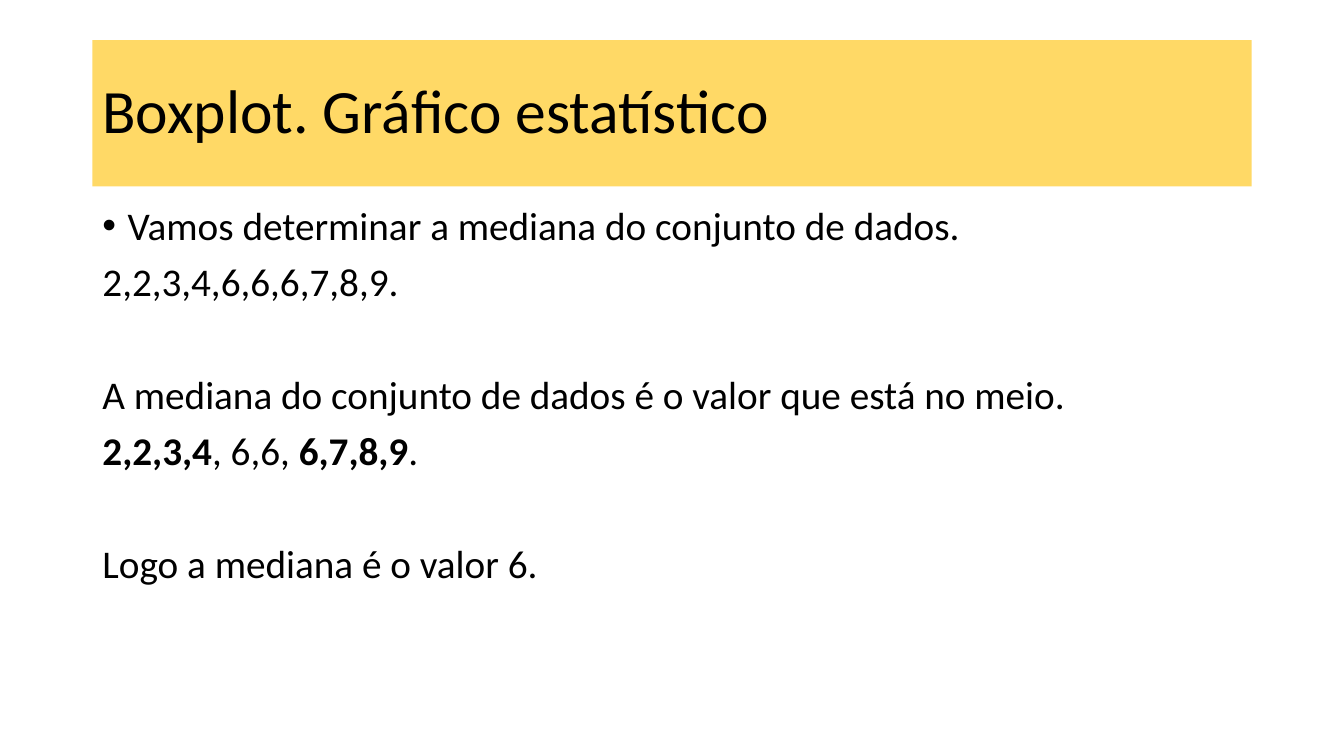
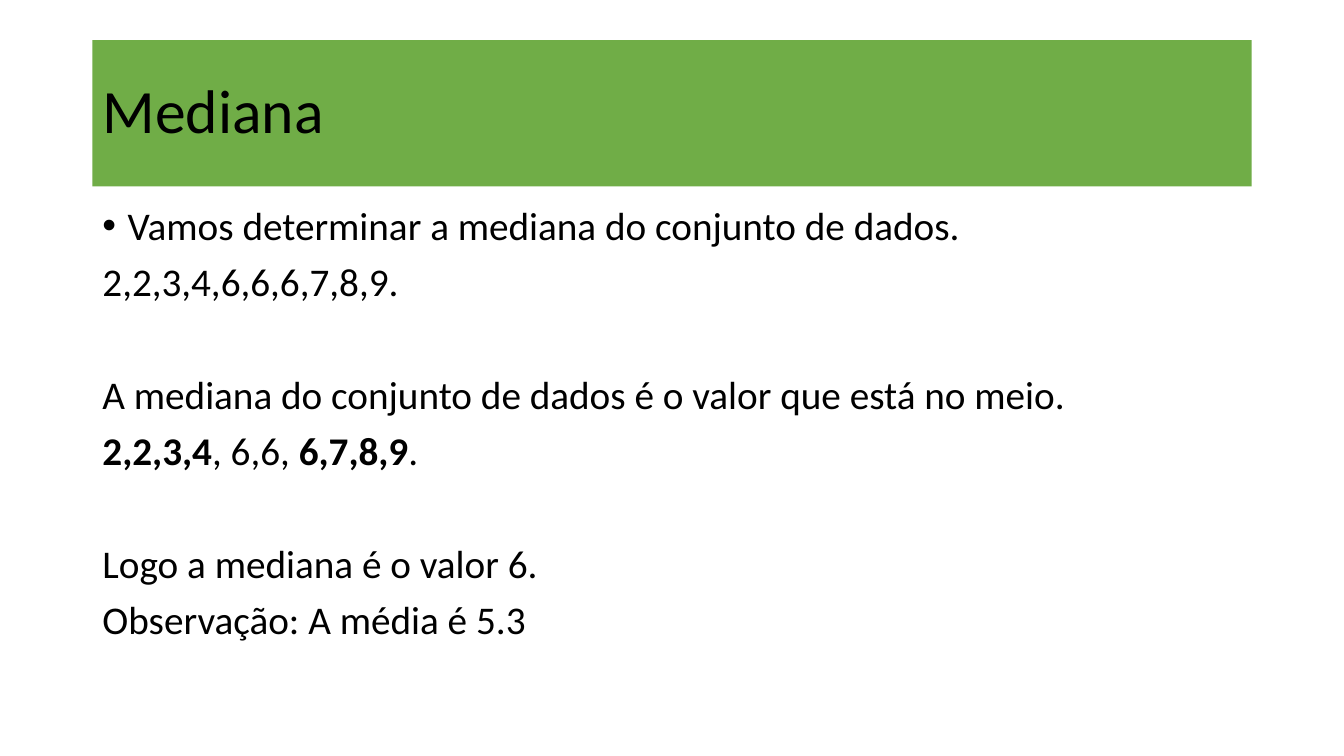
Before and after one commit to dourivaljunior/Curso-de-Python, a slide deck: slide 21 of curso Data Science aula matplolib.pptx (slide 25 before the commit). Drawn at 1344x756 pixels with LibreOffice and Linux fonts; fonts in the diff are those of the drawing. Boxes give left, top, right and bottom in pixels: in the first picture for what was removed or moved away, otherwise in the second. Text is boxed around its words. In the diff, an @@ line names an element or a change of style, - is before the commit and + after.

```diff
--- a/curso Data Science aula matplolib.pptx
+++ b/curso Data Science aula matplolib.pptx
@@ title "Mediana" at bbox=[93, 40, 1252, 187]: fill #FFD966 to #70AD47 @@
@@ title at bbox=[102, 90, 323, 134]: text changed @@
-Boxplot. Gráfico estatístico
+Mediana
@@ text at bbox=[102, 606, 526, 641]: paragraph added @@
+Observação: A média é 5.3
```
Also in this commit, not shown: 5 other slides changed, 6 slides added, 5 slides removed.
